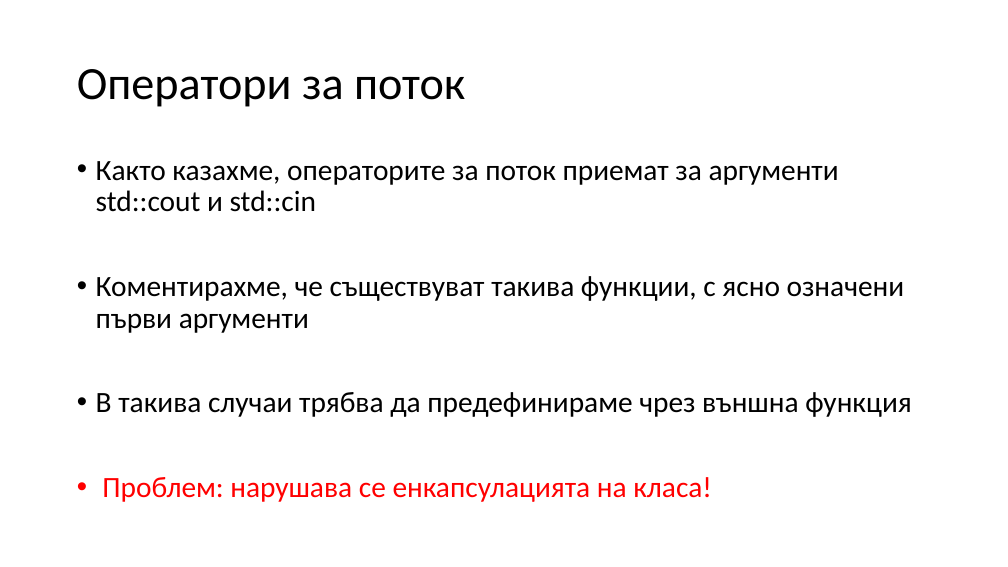
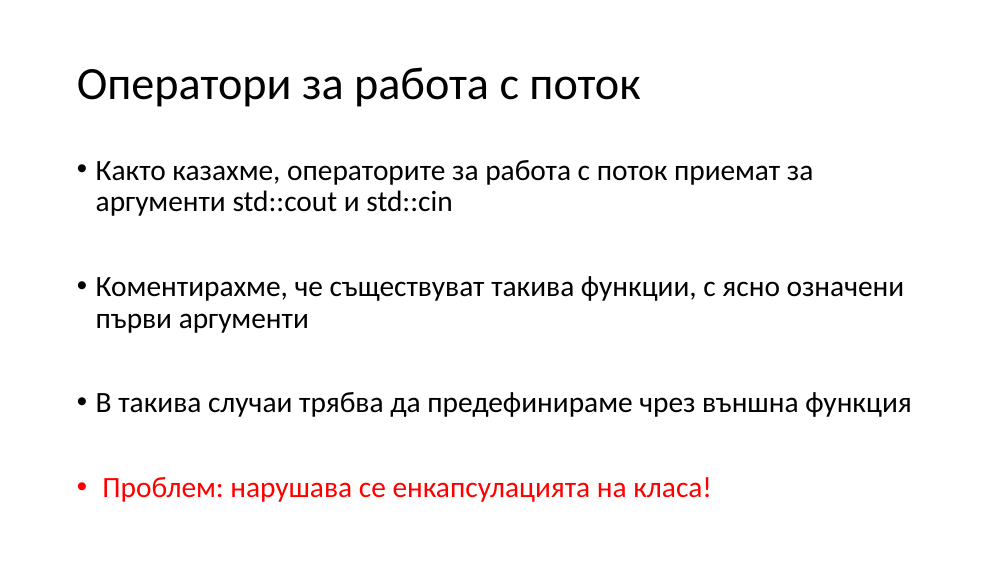
Before and after one commit to Mapmo/Uni-CPP, a slide deck: slide 44 of Object-Oriented Programming/Consultation 2/Consultation2.pptx. Drawn at 1008x567 pixels with LibreOffice and Linux fonts; fonts in the diff are those of the drawing. Boxes give left, top, right and bottom in pixels: in the first picture for what was removed or moved away, otherwise in the second. Text is boxed around its words. In the diff, an @@ line names an element or a change of style, - is before the commit and + after.

```diff
--- a/Object-Oriented Programming/Consultation 2/Consultation2.pptx
+++ b/Object-Oriented Programming/Consultation 2/Consultation2.pptx
@@ title at box(77, 67, 640, 107): text changed @@
-Оператори за поток
+Оператори за работа с поток
@@ text at box(96, 160, 813, 216): text changed @@
-• Както казахме, операторите за поток приемат за аргументи std::cout и std::cin
+• Както казахме, операторите за работа с поток приемат за аргументи std::cout и std::cin
```
Also in this commit, not shown: 11 other slides changed, 1 slide removed, 2 other files.
